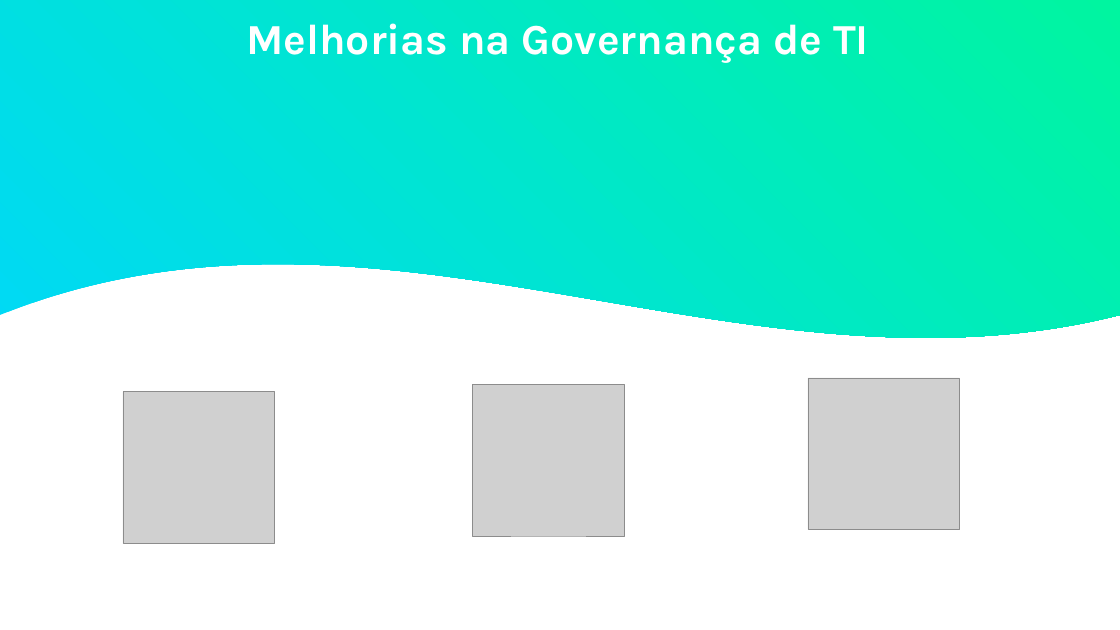
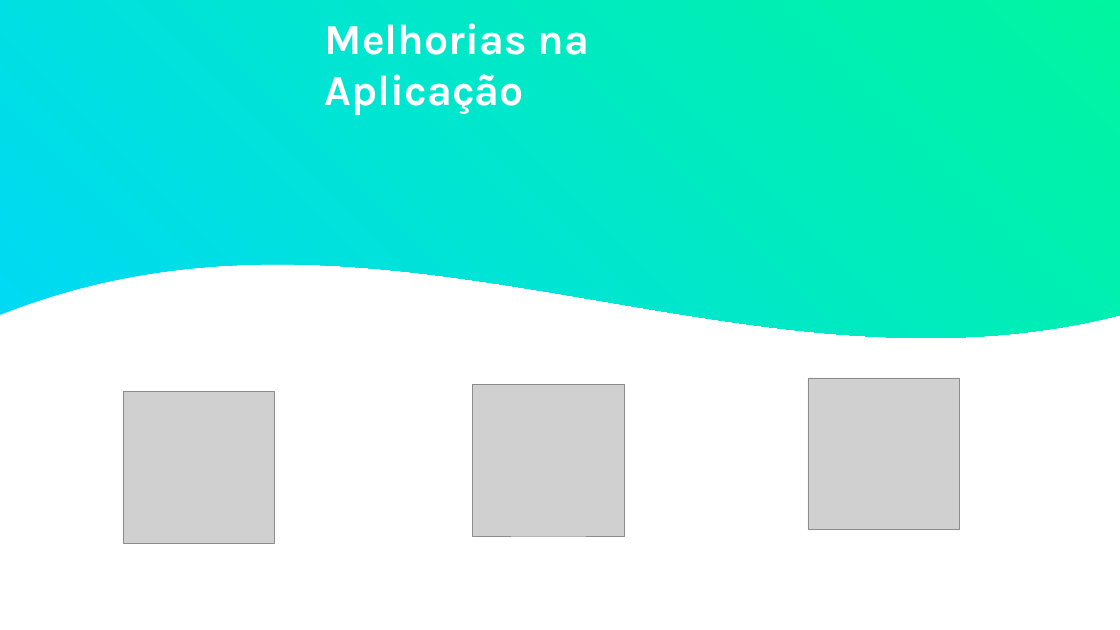
Before and after one commit to BandTec/grupo-05-cco, a slide deck: slide 4 of Documentação/Apresentação/SPRINT-2sem-03.pptx. Drawn at 1120x630 pixels with LibreOffice and Linux fonts; fonts in the diff are those of the drawing; grey boxes stand for pictures. Boxes give left, top, right and bottom in pixels: in the first picture for what was removed or moved away, otherwise in the second. Text is boxed around its words. In the diff, an @@ line names an element or a change of style, - is before the commit and + after.

```diff
--- a/Documentação/Apresentação/SPRINT-2sem-03.pptx
+++ b/Documentação/Apresentação/SPRINT-2sem-03.pptx
@@ text at box(325, 23, 590, 115): text changed @@
-Melhorias na Governança de TI
+Melhorias na Aplicação
```
Also in this commit, not shown: 1 other slide changed, 1 slide added.
